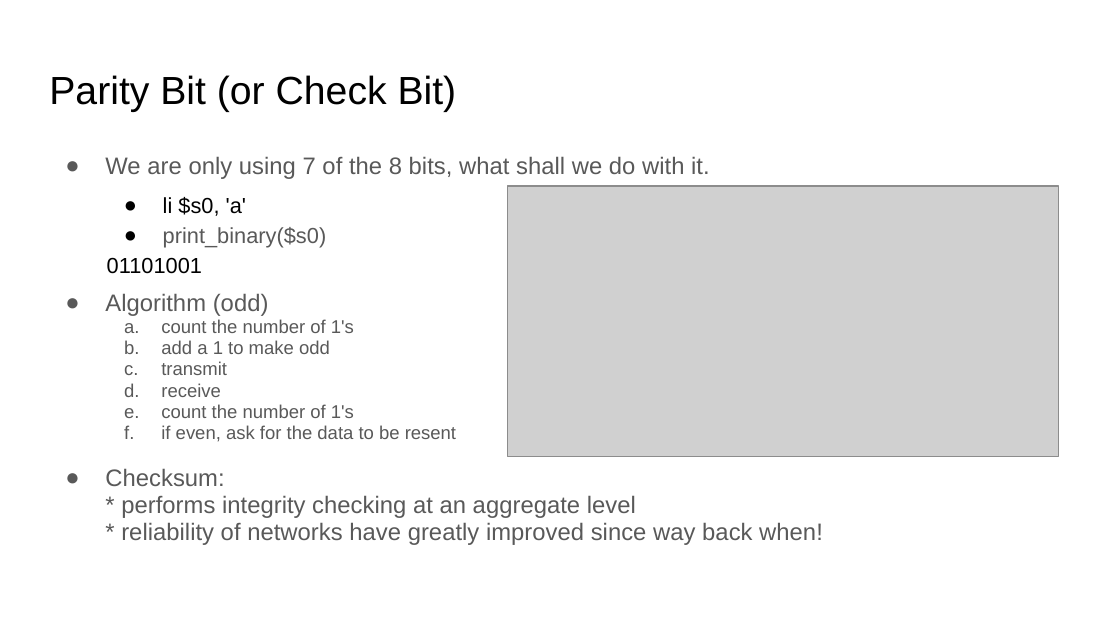
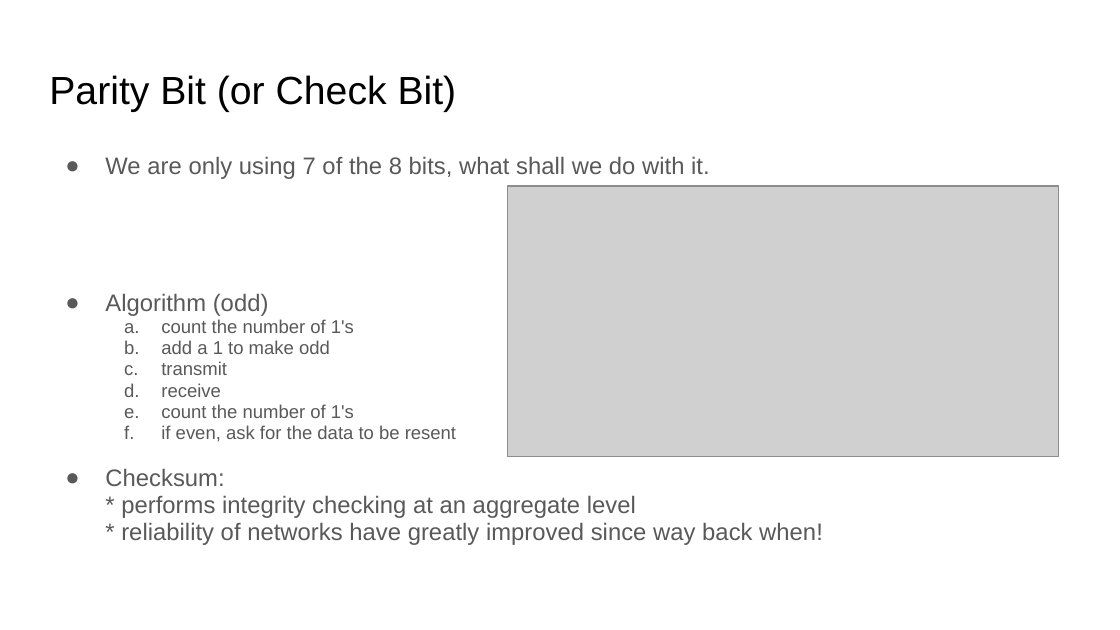
Before and after one commit to COMP122/comp122-s23, a slide deck: slide 17 of format-encodings/documents/introduction-to-encodings.pptx (slide 16 before the commit). Drawn at 1120x630 pixels with LibreOffice and Linux fonts; fonts in the diff are those of the drawing; grey boxes stand for pictures. Boxes give left, top, right and bottom in pixels: in the first picture for what was removed or moved away, otherwise in the second. Text is boxed around its words. In the diff, an @@ line names an element or a change of style, - is before the commit and + after.

```diff
--- a/format-encodings/documents/introduction-to-encodings.pptx
+++ b/format-encodings/documents/introduction-to-encodings.pptx
@@ text removed at box(107, 197, 327, 274) @@
-● li $s0, 'a'
-● print_binary($s0)
-01101001
```
Also in this commit, not shown: 9 other slides changed, 2 slides added, 1 slide removed.
